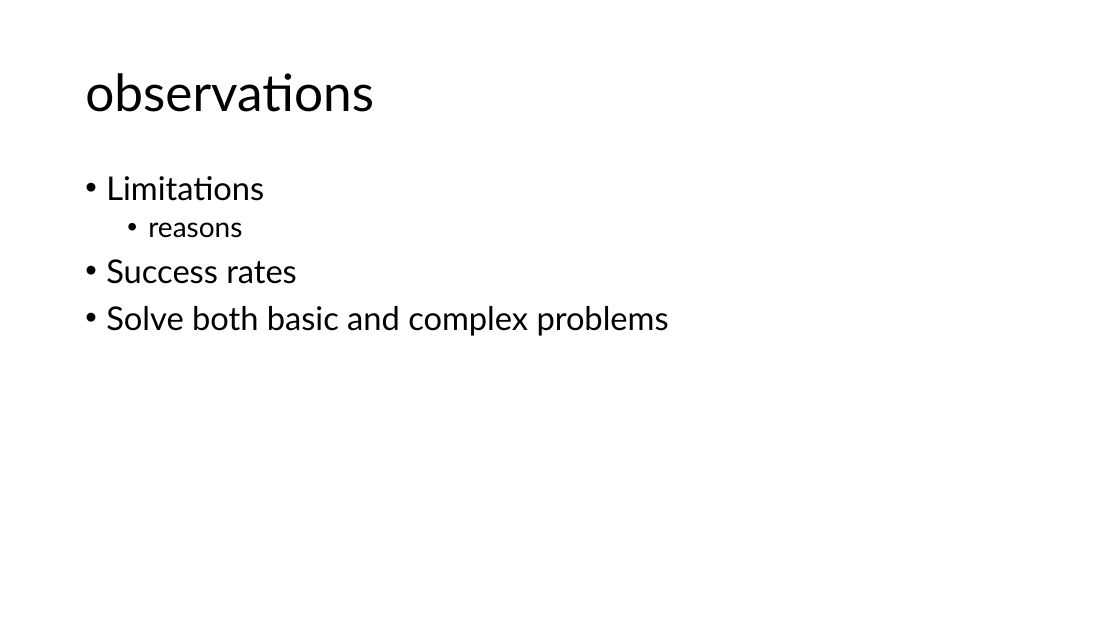
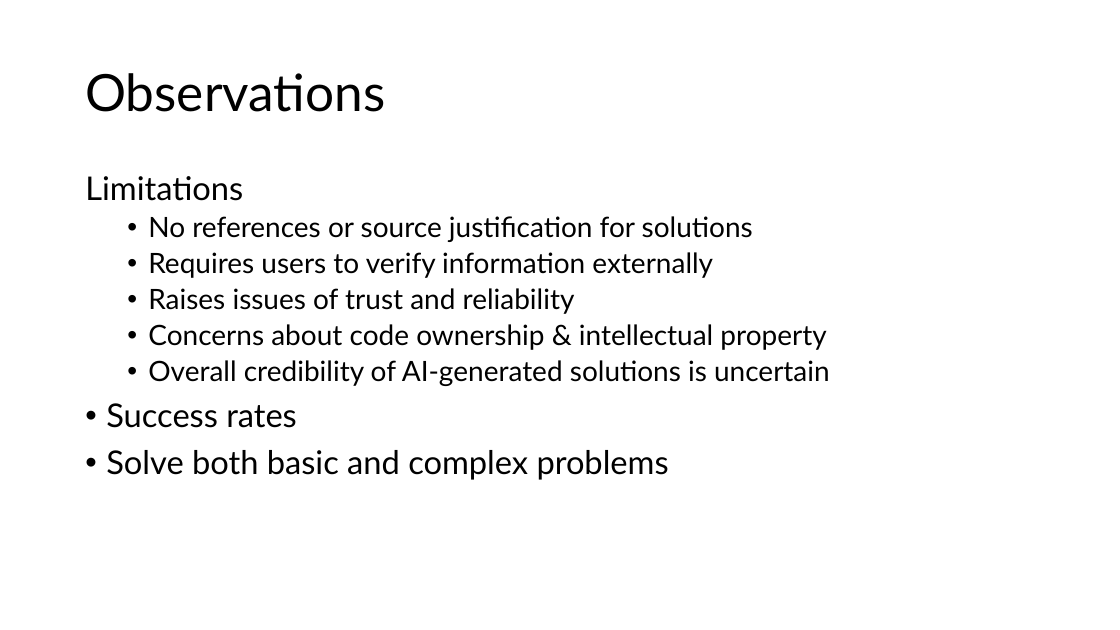
Before and after one commit to M0ck1ngjay178/CMSC-4200-AI, a slide deck: slide 11 of Project/slides/CMSC-4200-Group1-Project.pptx (slide 9 before the commit). Drawn at 1120x630 pixels with LibreOffice and Linux fonts; fonts in the diff are those of the drawing. Boxes give left, top, right and bottom in pixels: in the first picture for what was removed or moved away, otherwise in the second. Text is boxed around its words. In the diff, an @@ line names an element or a change of style, - is before the commit and + after.

```diff
--- a/Project/slides/CMSC-4200-Group1-Project.pptx
+++ b/Project/slides/CMSC-4200-Group1-Project.pptx
@@ title at (85,73,385,112): text changed @@
-observations
+Observations
@@ text at (85,176,243,201): bullet • to none @@
@@ text at (148,216,830,386): text changed @@
-  • reasons
+  • No references or source justification for solutions
+  • Requires users to verify information externally
+  • Raises issues of trust and reliability
+  • Concerns about code ownership & intellectual property
+  • Overall credibility of AI-generated solutions is uncertain
```
Also in this commit, not shown: 2 other slides changed, 7 slides added, 5 slides removed, 1 other file.
